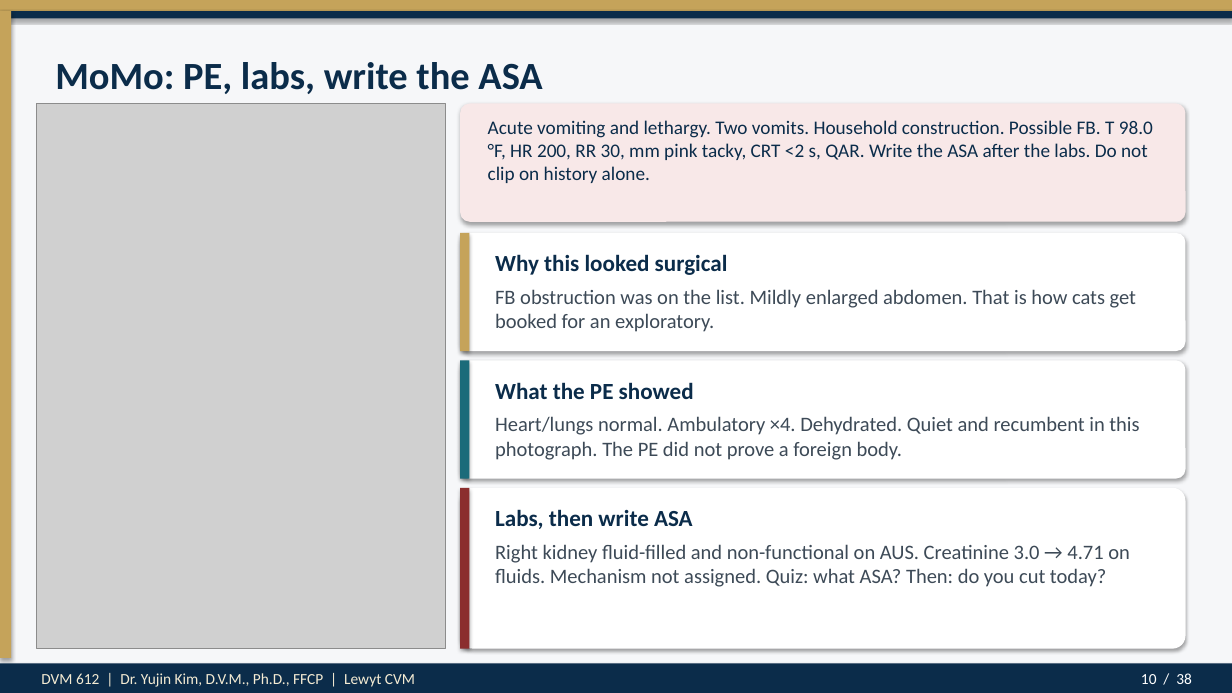
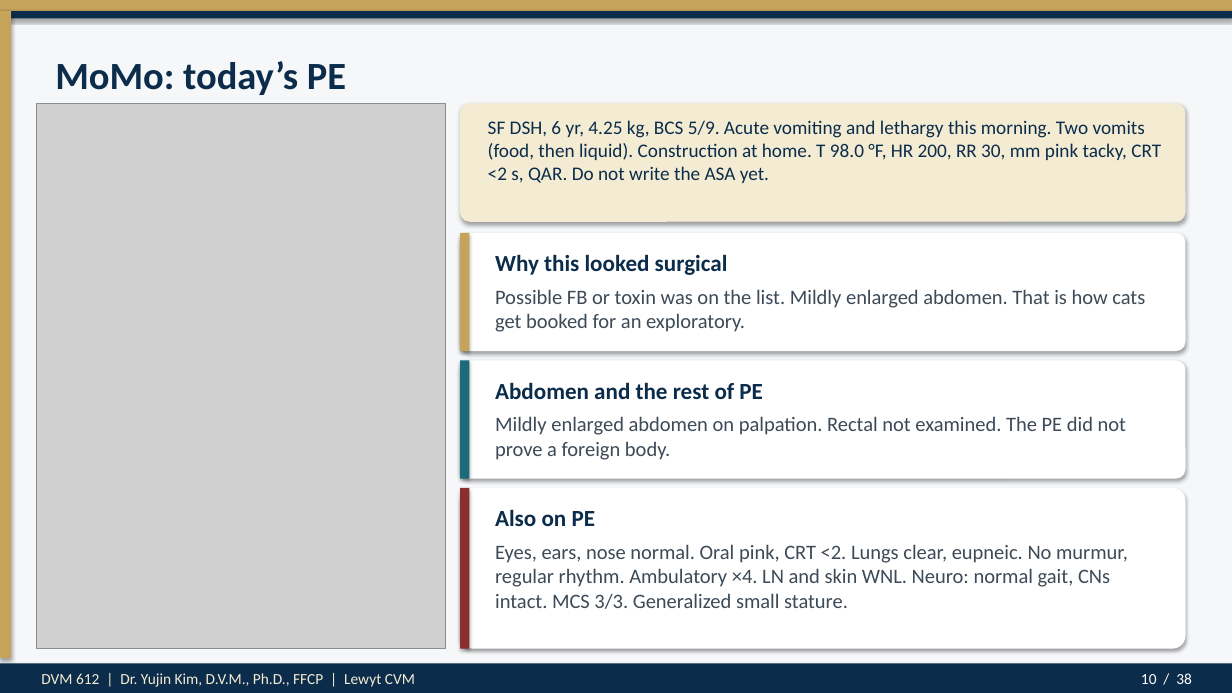
Before and after one commit to drkimvet/happycare, a slide deck: slide 10 of lectures/DVM-612_Week4_Preop_PatientPrep_Postop.pptx. Drawn at 1232x693 pixels with LibreOffice and Linux fonts; fonts in the diff are those of the drawing; grey boxes stand for pictures. Boxes give left, top, right and bottom in pixels: in the first picture for what was removed or moved away, otherwise in the second. Text is boxed around its words. In the diff, an @@ line names an element or a change of style, - is before the commit and + after.

```diff
--- a/lectures/DVM-612_Week4_Preop_PatientPrep_Postop.pptx
+++ b/lectures/DVM-612_Week4_Preop_PatientPrep_Postop.pptx
@@ text at (x1=55, y1=61, x2=346, y2=95): text changed @@
-MoMo: PE, labs, write the ASA
+MoMo: today’s PE
@@ rounded rectangle at (x1=460, y1=104, x2=1186, y2=222): fill #F8E8E8 to #F4EBD3 @@
@@ text at (x1=488, y1=120, x2=1161, y2=183): text changed @@
-Acute vomiting and lethargy. Two vomits. Household construction. Possible FB. T 98.0 °F, HR 200, RR 30, mm pink tacky, CRT <2 s, QAR. Write the ASA after the labs. Do not clip on history alone.
+SF DSH, 6 yr, 4.25 kg, BCS 5/9. Acute vomiting and lethargy this morning. Two vomits (food, then liquid). Construction at home. T 98.0 °F, HR 200, RR 30, mm pink tacky, CRT <2 s, QAR. Do not write the ASA yet.
@@ text at (x1=495, y1=289, x2=1145, y2=332): text changed @@
-FB obstruction was on the list. Mildly enlarged abdomen. That is how cats get booked for an exploratory.
+Possible FB or toxin was on the list. Mildly enlarged abdomen. That is how cats get booked for an exploratory.
@@ text at (x1=495, y1=382, x2=763, y2=399): text changed @@
-What the PE showed
+Abdomen and the rest of PE
@@ text at (x1=495, y1=416, x2=1126, y2=460): text changed @@
-Heart/lungs normal. Ambulatory ×4. Dehydrated. Quiet and recumbent in this photograph. The PE did not prove a foreign body.
+Mildly enlarged abdomen on palpation. Rectal not examined. The PE did not prove a foreign body.
@@ text at (x1=495, y1=509, x2=596, y2=526): text changed @@
-Labs, then write ASA
+Also on PE
@@ text at (x1=495, y1=544, x2=1128, y2=609): text changed @@
-Right kidney fluid-filled and non-functional on AUS. Creatinine 3.0 → 4.71 on fluids. Mechanism not assigned. Quiz: what ASA? Then: do you cut today?
+Eyes, ears, nose normal. Oral pink, CRT <2. Lungs clear, eupneic. No murmur, regular rhythm. Ambulatory ×4. LN and skin WNL. Neuro: normal gait, CNs intact. MCS 3/3. Generalized small stature.
```
Also in this commit, not shown: 8 other slides changed, 1 slide added, 1 slide removed, 5 other files.
